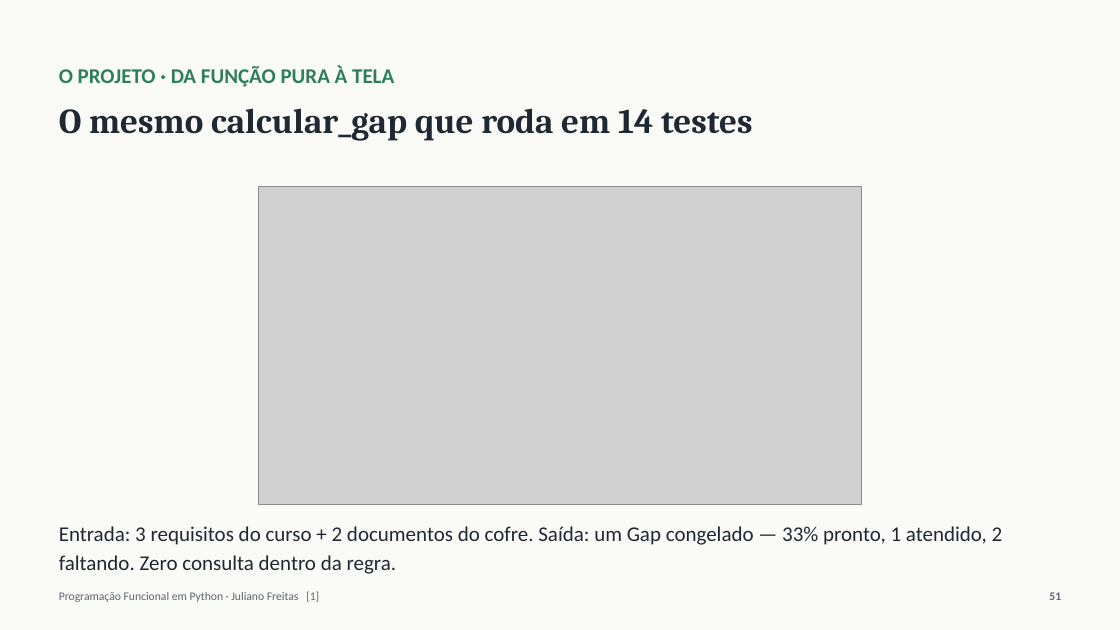
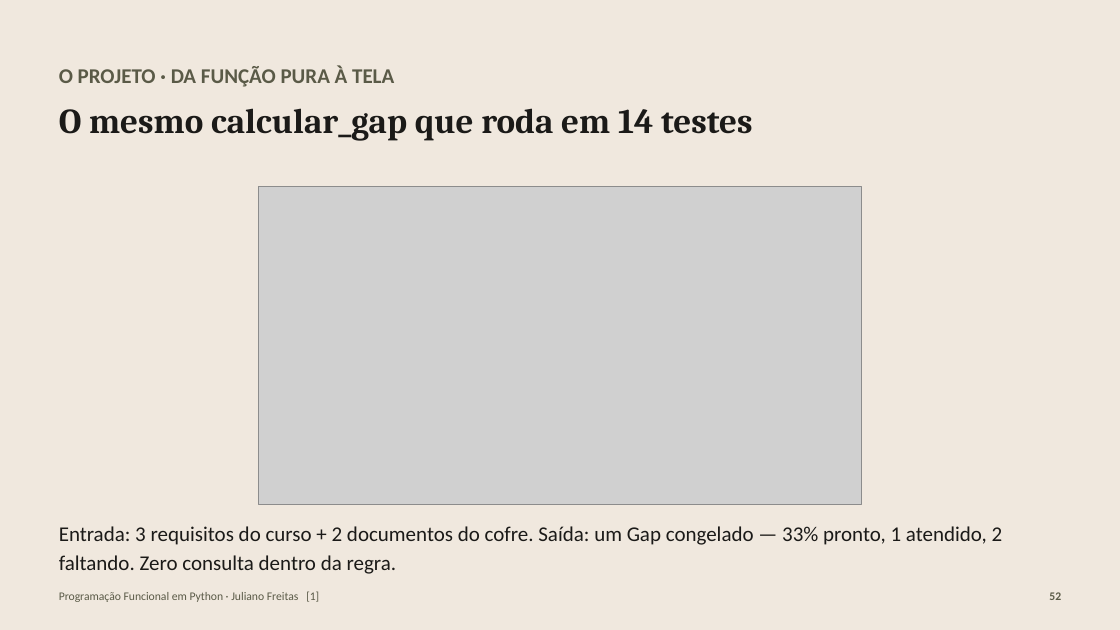
Before and after one commit to julianosfreitas/scrapping_italy, a slide deck: slide 52 of docs/PF-Python-Ponte-Italia.pptx (slide 51 before the commit). Drawn at 1120x630 pixels with LibreOffice and Linux fonts; fonts in the diff are those of the drawing; grey boxes stand for pictures. Boxes give left, top, right and bottom in pixels: in the first picture for what was removed or moved away, otherwise in the second. Text is boxed around its words. In the diff, an @@ line names an element or a change of style, - is before the commit and + after.

```diff
--- a/docs/PF-Python-Ponte-Italia.pptx
+++ b/docs/PF-Python-Ponte-Italia.pptx
@@ rectangle at [0,0,1120,630]: fill #FAFAF7 to #F0E8DE @@
@@ text "O PROJETO · DA FUNÇÃO ..." at [59,66,394,87]: text colour #2E7D5B to #5A5A47 @@
@@ text "O mesmo calcular_gap que roda ..." at [59,108,753,141]: text colour #1F2933 to #1B1A18 @@
@@ text "Entrada: 3 requisitos do curso ..." at [59,526,1003,574]: text colour #1F2933 to #1B1A18 @@
@@ text "Programação Funcional em Python · ..." at [59,591,319,602]: text colour #5B6670 to #5A5A47 @@
@@ text at [1049,592,1061,600]: text changed; text colour #5B6670 to #5A5A47 @@
-51
+52
```
Also in this commit, not shown: 60 other slides changed, 2 slides added, 4 other files.
